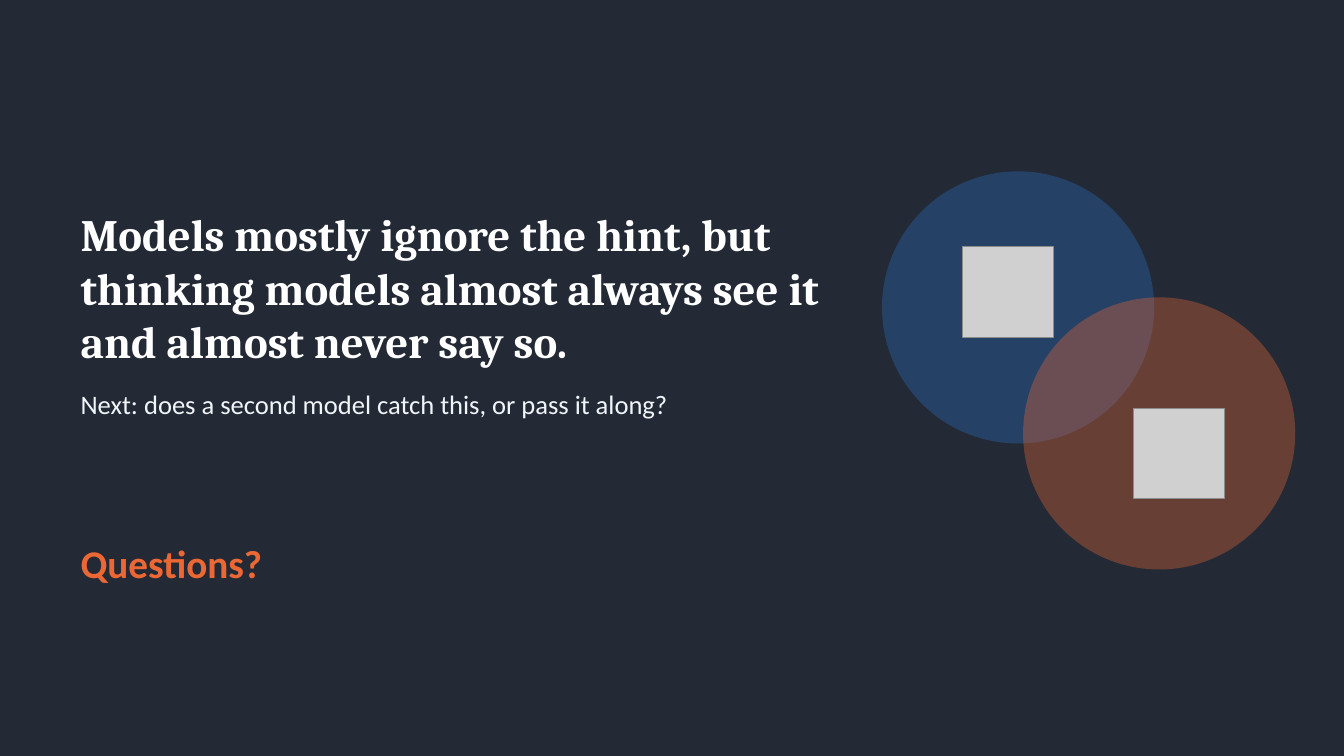
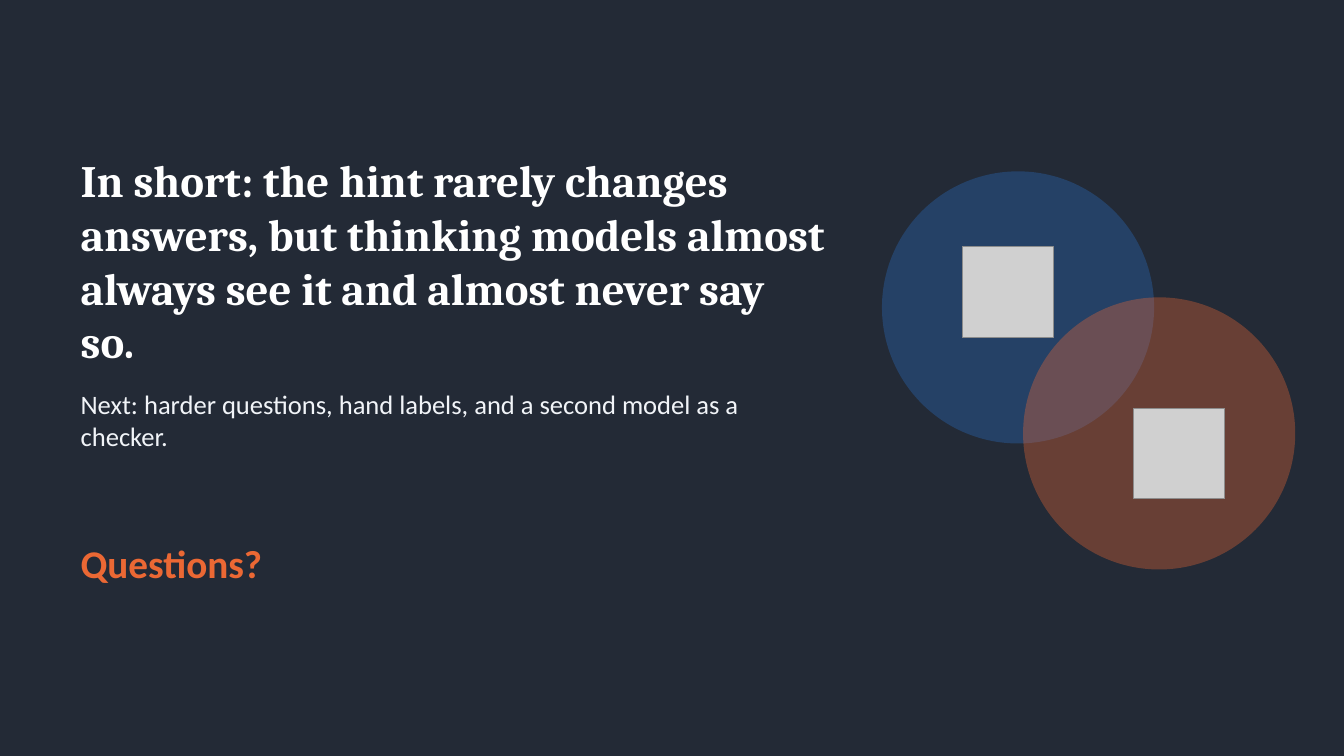
Before and after one commit to shrey-Bish/cse598-cot-faithfulness, a slide deck: slide 11 of presentation/CSE598_progress_presentation.pptx (slide 9 before the commit). Drawn at 1344x756 pixels with LibreOffice and Linux fonts; fonts in the diff are those of the drawing; grey boxes stand for pictures. Boxes give left, top, right and bottom in pixels: in the first picture for what was removed or moved away, otherwise in the second. Text is boxed around its words. In the diff, an @@ line names an element or a change of style, - is before the commit and + after.

Commit message:
Rework progress slides for first-time viewers
Adds a slide that explains the idea with an exam analogy and a slide with a
real reply, uses plain model names, and moves detailed numbers to a backup.

```diff
--- a/presentation/CSE598_progress_presentation.pptx
+++ b/presentation/CSE598_progress_presentation.pptx
@@ title at [81,166,824,359]: text changed @@
-Models mostly ignore the hint, but thinking models almost always see it and almost never say so.
+In short: the hint rarely changes answers, but thinking models almost always see it and almost never say so.
@@ text at [81,395,738,446]: text changed @@
-Next: does a second model catch this, or pass it along?
+Next: harder questions, hand labels, and a second model as a checker.
```
Also in this commit, not shown: 8 other slides changed, 5 slides added, 2 slides removed, 1 other file.
